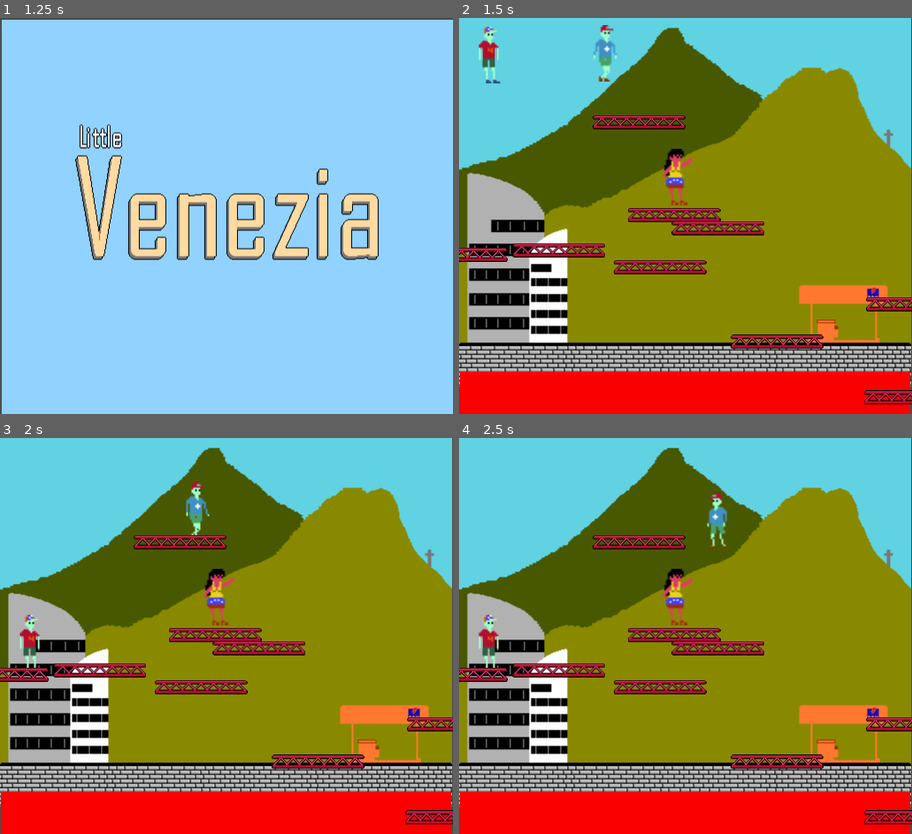
Above: before the commit, frames 1-4 (two rows, left to right).
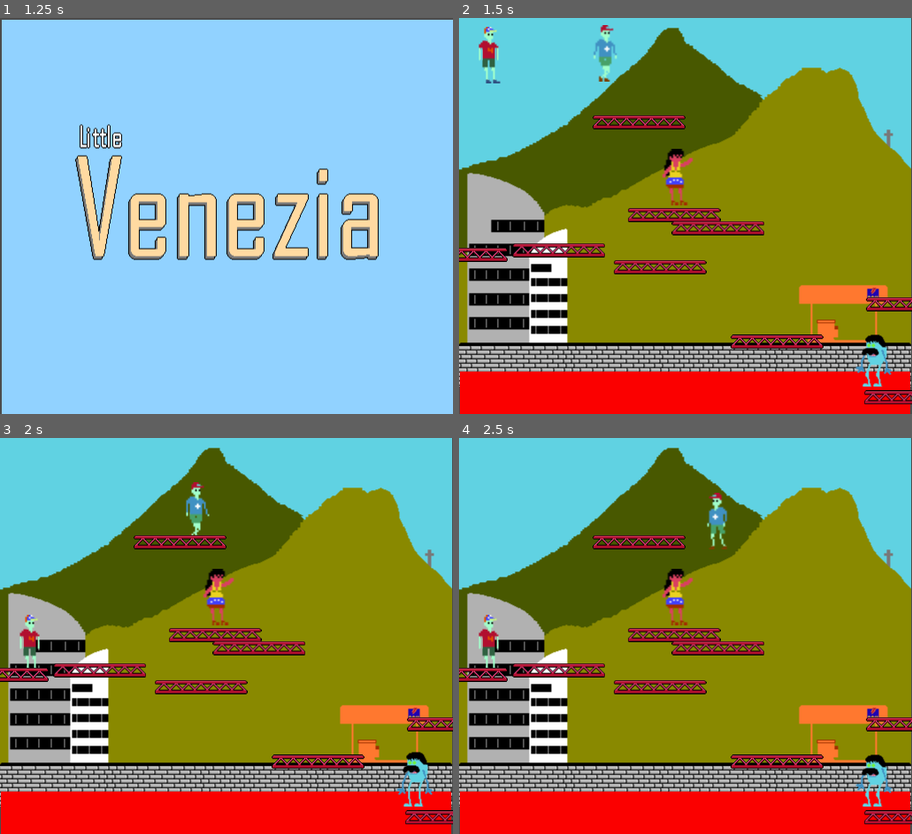
Above: after the commit, the same moments.

Repository: DallOner/notGGJ19
Game: Godot game, scene res://scenes/title.tscn
Same seed, same stepped clock (60 frames per second), same inputs: the game is played once before the commit and once after it. The project has no main scene, so this scene is started directly.
Inputs:
- Up to frame 1 (1.25 s): tap Enter at 0.5 s; hold Right (ui_right) from 0.53 s (still down); hold M from 0.53 s (still down); tap Up (ui_up) at 0.77 s
- Up to frame 2 (1.5 s): keep holding Right (ui_right); tap Space at 1.25 s; release M at 1.28 s; tap O at 1.35 s
- Up to frame 3 (2 s): keep holding Right (ui_right); tap Up (ui_up) at 1.52 s
- Up to frame 4 (2.5 s): release Right (ui_right) at 2.03 s; hold Left (ui_left) from 2.03 s (still down); hold C from 2.03 s (still down)

Frame 1 is identical in both runs. In frame 2, 0.5% of the frame differs, in the area x 87-96%, y 79-94%; in frame 3, 0.5%; in frame 4, 0.5%.

Commit message:
se muestra a maduro

Diff:
--- a/scenes/Mundo.tscn
+++ b/scenes/Mundo.tscn
@@ -17,7 +17,7 @@
 custom_solver_bias = 0.0
 extents = Vector2( 30.6864, 392.719 )
 
-[node name="Mundo" type="Node"]
+[node name="Mundo" type="Node" index="0"]
 
 script = ExtResource( 1 )
 
@@ -116,7 +116,9 @@
 
 [node name="boss" parent="." index="12" instance=ExtResource( 10 )]
 
-position = Vector2( 513.124, 629.777 )
+position = Vector2( 471.381, 385.457 )
+z_index = 4085
+_sections_unfolded = [ "Z Index" ]
 
 [node name="background" type="Sprite" parent="." index="13"]
 
--- a/scenes/title.tscn
+++ b/scenes/title.tscn
@@ -3,7 +3,7 @@
 [ext_resource path="res://sprites/title.png" type="Texture" id=1]
 [ext_resource path="res://scenes/title.gd" type="Script" id=2]
 
-[node name="title" type="Sprite" index="0"]
+[node name="title" type="Sprite"]
 
 position = Vector2( 257.918, 225.535 )
 texture = ExtResource( 1 )
